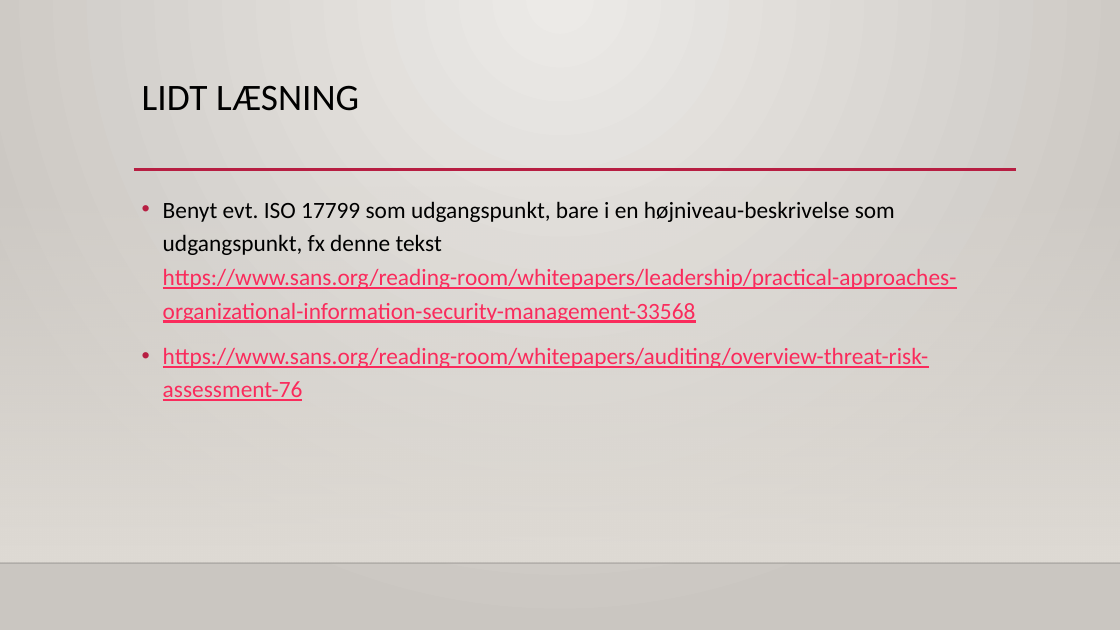
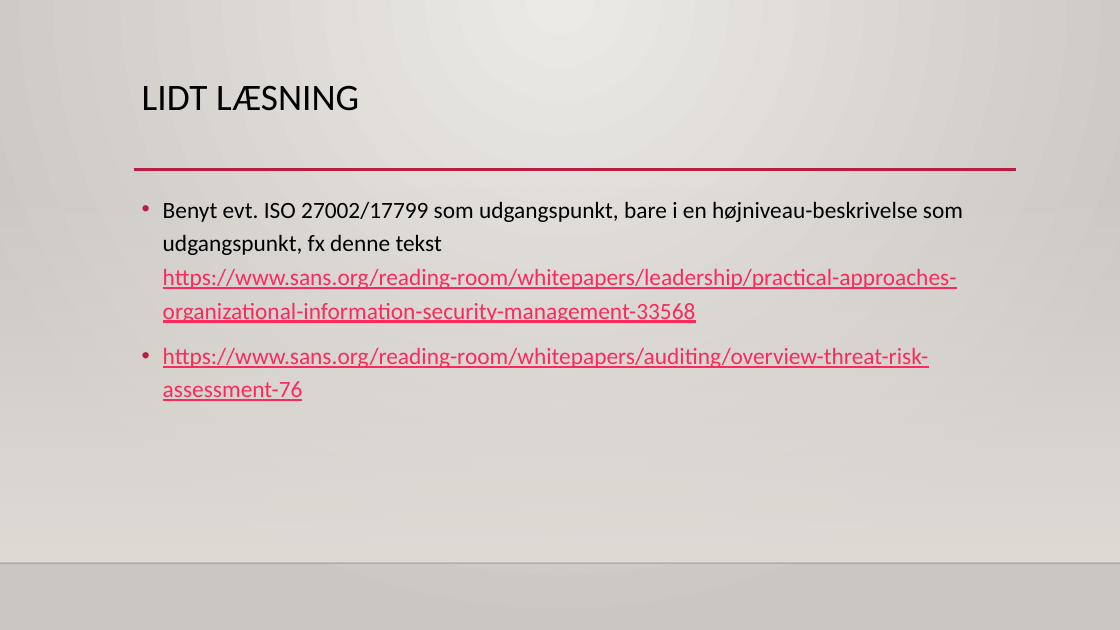
Before and after one commit to philipkaare/presentations, a slide deck: slide 11 of Smartlearning.dk/IT-sikkerhed - webinar 4.pptx. Drawn at 1120x630 pixels with LibreOffice and Linux fonts; fonts in the diff are those of the drawing; background and template pictures are left out. Boxes give left, top, right and bottom in pixels: in the first picture for what was removed or moved away, otherwise in the second. Text is boxed around its words. In the diff, an @@ line names an element or a change of style, - is before the commit and + after.

```diff
--- a/Smartlearning.dk/IT-sikkerhed - webinar 4.pptx
+++ b/Smartlearning.dk/IT-sikkerhed - webinar 4.pptx
@@ text at (x1=163, y1=201, x2=963, y2=323): text changed @@
-• Benyt evt. ISO 17799 som udgangspunkt, bare i en højniveau-beskrivelse som udgangspunkt, fx denne tekst https://www.sans.org/reading-room/whitepapers/leadership/practical-approaches-organizational-information-security-management-33568
+• Benyt evt. ISO 27002/17799 som udgangspunkt, bare i en højniveau-beskrivelse som udgangspunkt, fx denne tekst https://www.sans.org/reading-room/whitepapers/leadership/practical-approaches-organizational-information-security-management-33568
```
Also in this commit, not shown: 3 other slides changed, 2 slides added, 1 other file.
